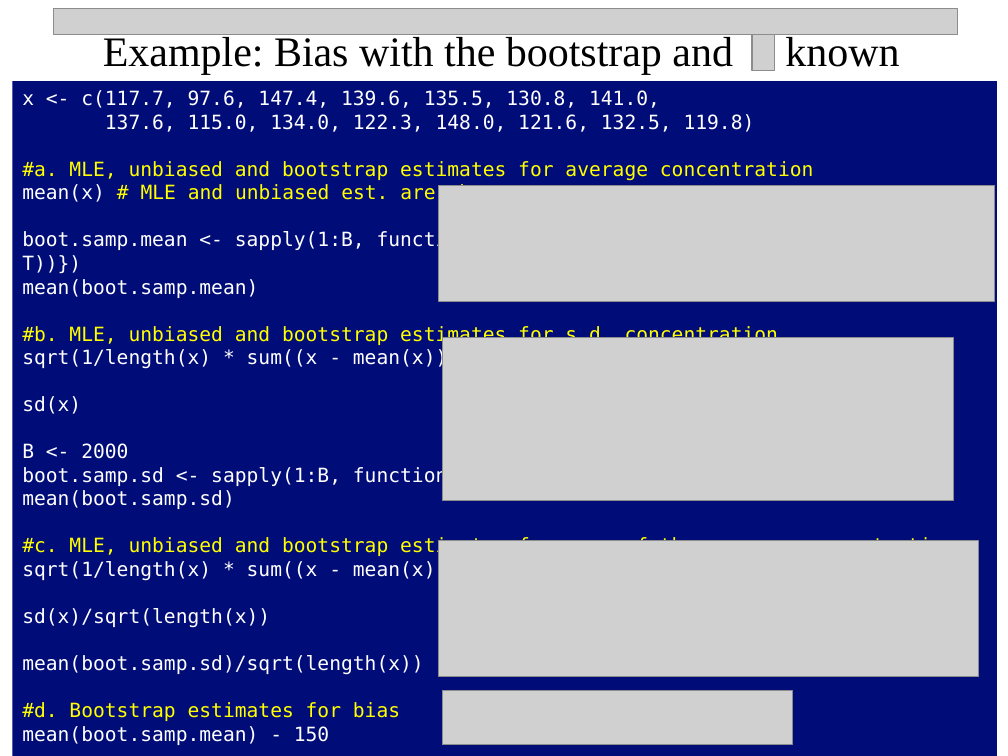
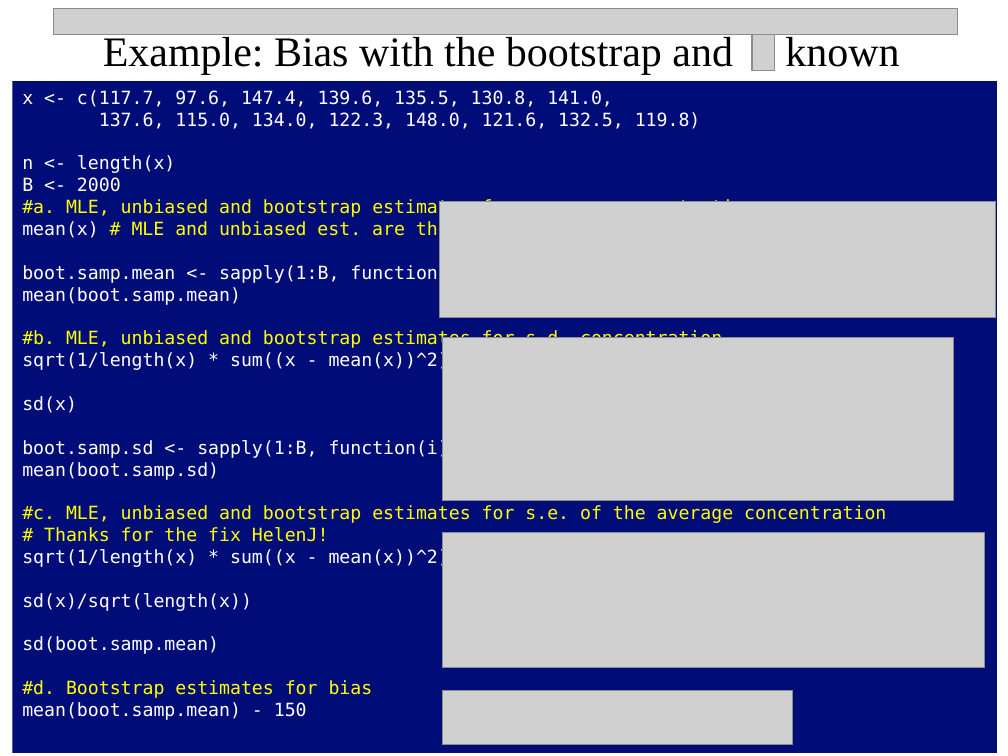
Before and after one commit to npetraco/MAT301, a slide deck: slide 28 of Notes/5_Point_Estimation_and_Sampling_Distributions.pptx. Drawn at 1008x756 pixels with LibreOffice and Linux fonts; fonts in the diff are those of the drawing; grey boxes stand for pictures. Boxes give left, top, right and bottom in pixels: in the first picture for what was removed or moved away, otherwise in the second. Text is boxed around its words. In the diff, an @@ line names an element or a change of style, - is before the commit and + after.

Commit message:
update

```diff
--- a/Notes/5_Point_Estimation_and_Sampling_Distributions.pptx
+++ b/Notes/5_Point_Estimation_and_Sampling_Distributions.pptx
@@ text in rectangle at <box>22,90,886,720</box>: size 14 to 13 pt @@
@@ text in rectangle at <box>22,155,175,192</box>: paragraphs added @@
+n <- length(x)
+B <- 2000
@@ picture: place and size @@
-picture at <box>438,185,994,301</box>
+picture at <box>439,202,995,318</box>
@@ text in rectangle at <box>22,443,128,459</box>: paragraph removed @@
-B <- 2000
@@ text in rectangle at <box>44,527,329,542</box>: paragraph added @@
+# Thanks for the fix HelenJ!
@@ picture: place and size @@
-picture at <box>438,541,979,677</box>
+picture at <box>443,532,985,667</box>
@@ text in rectangle at <box>22,636,219,654</box>: text changed; size 14 to 13 pt @@
-mean(boot.samp.sd)/sqrt(length(x))
+sd(boot.samp.mean)
```
